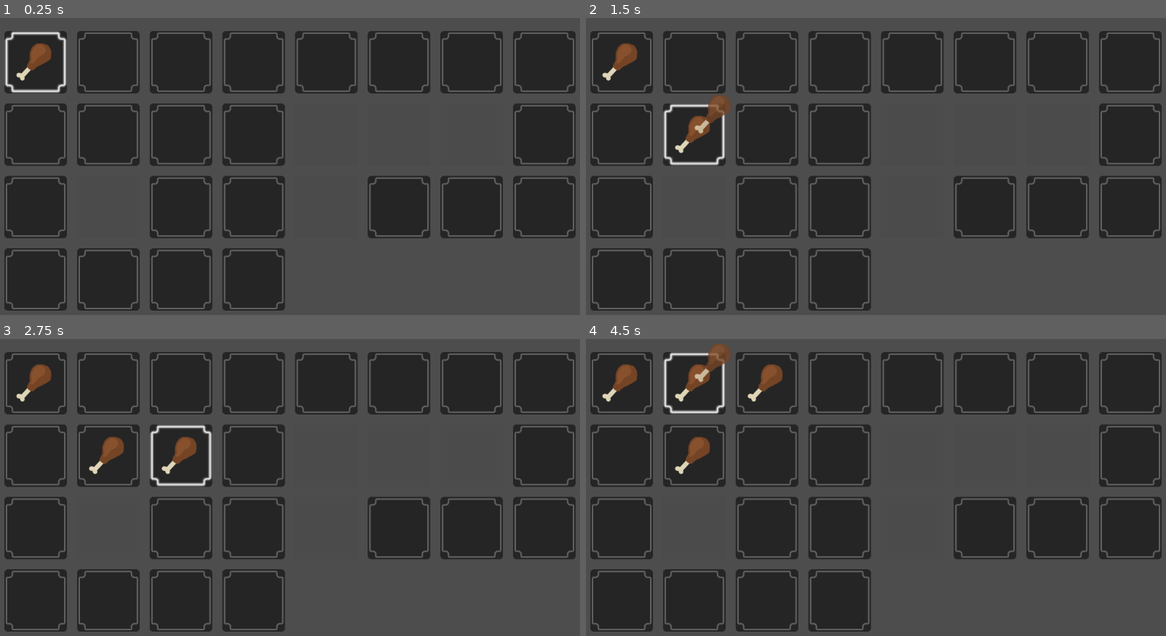
Above: before the commit, frames 1-4 (two rows, left to right).
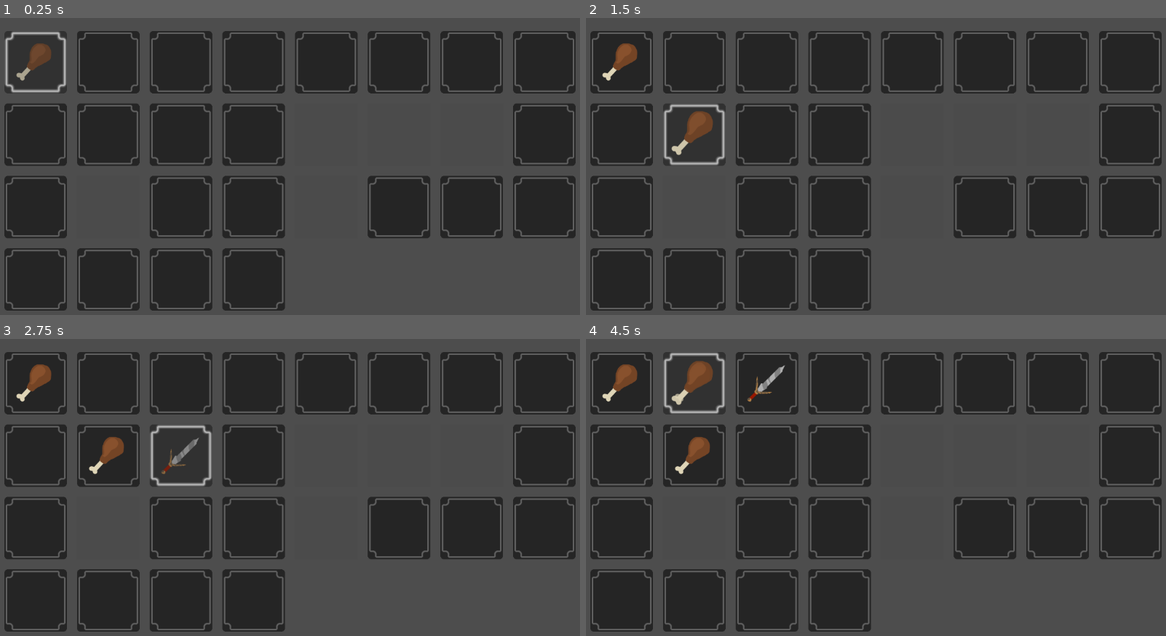
Above: after the commit, the same moments.

Repository: Clafout1s/InventoryEngine
Game: Godot game, scene res://main.tscn
The game is run twice, just before and just after one commit, with the same random seed, the same clock (stepped at 60 frames per second) and the same inputs.
Inputs (mouse positions are in pixels of both pictures, inside the frame that each line leads up to):
- Up to frame 1 (0.25 s): no input
- Up to frame 2 (1.5 s): tap Enter at 0.5 s; move the mouse to (620, 62) at 0.52 s; hold D (right) 0.53-1.28 s; click (620, 62) at 0.6 s; right-click (620, 62) at 0.8 s; tap Space at 1.25 s; move the mouse to (696, 62) at 1.27 s; hold Down (down) from 1.28 s (still down); right-click (696, 62) at 1.35 s
- Up to frame 3 (2.75 s): click (110, 383) at 1.55 s; tap Enter at 2 s; move the mouse to (179, 383) at 2.02 s; release Down (down) at 2.03 s; hold D (right) from 2.03 s (still down); click (179, 383) at 2.1 s; right-click (179, 383) at 2.3 s
- Up to frame 4 (4.5 s): tap Space at 2.75, 4.25 s; move the mouse to (841, 383) at 2.77 s; release D (right) at 2.78 s; hold W (up) 2.78-3.53 s; right-click (841, 383) at 2.85 s; click (841, 383) at 3.05 s; tap Enter at 3.5 s; move the mouse to (910, 383) at 3.52 s; hold Left (left) from 3.53 s (still down); click (910, 383) at 3.6 s; right-click (910, 383) at 3.8 s; move the mouse to (986, 383) at 4.27 s; right-click (986, 383) at 4.35 s

The runs differ from the first frame. In frame 1, 0.3% of the frame differs, in the area x 1-12%, y 4-25%; in frame 2, 0.6%; in frame 3, 0.6%; in frame 4, 1.0%, in the area x 13-35%, y 1-25%.

Commit message:
Added interpolation to item movement and better visuals

Diff:
--- a/TileContainer.gd
+++ b/TileContainer.gd
@@ -31,9 +31,11 @@
 func select_tile():
 	selected = true
 	$Sprite2D.texture = spriteSelected
+	modulate.a = 0.7
 
 func unselect_tile():
 	selected = false
+	modulate.a = 1
 	$Sprite2D.texture = spriteNormal
 
 func add_item(item:PackedScene):
--- a/TilesManager.gd
+++ b/TilesManager.gd
@@ -1,6 +1,9 @@
 extends Node2D
 
 var constructed:bool = false
+var blocked = false
+var moving = false
+var move_speed = 0
 var tile_array:Array
 var tile_data:TileGenerationData
 var active_scene:Node2D
@@ -8,20 +11,20 @@
 var pickedItem=null
 
 func _process(_delta):
-	if constructed:
+	if constructed and not blocked and not moving:
 		if Input.is_action_just_pressed("up"):
-			up_key_function()
+			up_key_function(_delta)
 		if Input.is_action_just_pressed("down"):
-			down_key_function()
+			down_key_function(_delta)
 		if Input.is_action_just_pressed("left"):
-			left_key_function()
+			left_key_function(_delta)
 		if Input.is_action_just_pressed("right"):
-			right_key_function()
+			right_key_function(_delta)
 		if Input.is_action_just_pressed("leftClick"):
-			left_click_function()
+			left_click_function(_delta)
 		if Input.is_action_just_pressed("rightClick"):
-			right_click_function()
-
+			right_click_function(_delta)
+	animations_process(_delta)
 
 func constructor(scene:Node2D,tile_array:Array,tile_data:TileGenerationData):
 	self.tile_array = tile_array
@@ -51,22 +54,26 @@
 			column = 0
 	return result
 
-func left_click_function():
+func left_click_function(_delta):
 	pick_item(selected_tile)
 
-func right_click_function():
+func right_click_function(_delta):
 	selected_tile.add_item(preload("res://InventoryItem.tscn"))
 
-func left_key_function():
+func left_key_function(_delta):
+	move_animation_start(_delta)
 	select_tile(selected_tile.next_left())
 
-func right_key_function():
+func right_key_function(_delta):
+	move_animation_start(_delta)
 	select_tile(selected_tile.next_right())
 
-func up_key_function():
+func up_key_function(_delta):
+	move_animation_start(_delta)
 	select_tile(selected_tile.next_up())
 
-func down_key_function():
+func down_key_function(_delta):
+	move_animation_start(_delta)
 	select_tile(selected_tile.next_down())
 
 func select_tile(new_tile:TileContainer):
@@ -74,8 +81,10 @@
 		selected_tile.unselect_tile()
 		new_tile.select_tile()
 		selected_tile = new_tile
+		"""
 		if pickedItem != null:
-			pickedItem.position = selected_tile.position + Vector2(+tile_data.margin * 2.,-tile_data.margin * 2)
+			pickedItem.position = selected_tile.position
+		"""
 
 func pick_item(tile:TileContainer):
 	if tile is TileContainer:
@@ -106,11 +115,30 @@
 				self.add_child(pickedItem)
 				hover_item(pickedItem)
 
+func animations_process(_delta):
+	if moving:
+		if pickedItem == null:
+			moving = false
+		else:
+			move_speed+= _delta * 2.5
+			var lerp_move = pickedItem.position.lerp(selected_tile.position,move_speed )
+			pickedItem.position = lerp_move
+			print(lerp_move)
+			if pickedItem.position.round() == selected_tile.position.round():
+				moving = false
+
+
+
+func move_animation_start(_delta):
+	moving = true
+	move_speed = 0
+
 func hover_item(item:Node2D):
-	item.modulate.a = 0.8
-	print(item.position)
-	item.position = selected_tile.position + Vector2(+tile_data.margin * 2.,-tile_data.margin * 2)
+	item.scale += Vector2(0.1,0.1)
+	item.modulate.a = 0.9
+	item.position = selected_tile.position
 
 func land_item(item:Node2D):
 	item.modulate.a = 1
+	item.scale -= Vector2(0.1,0.1)
 	item.position = Vector2(0,0)
